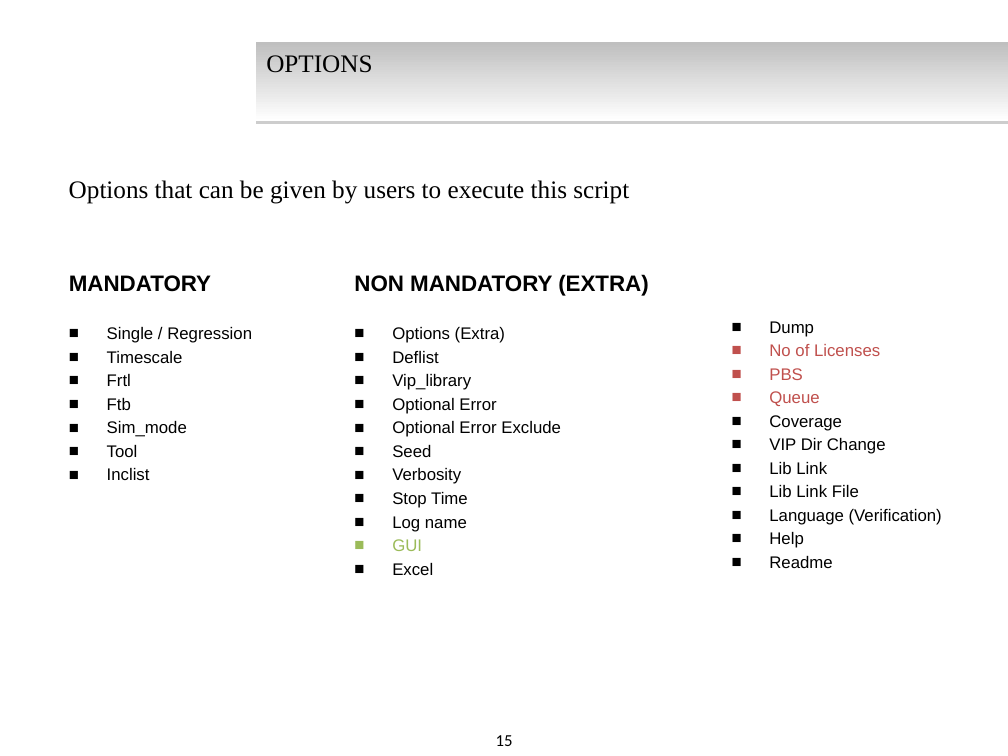
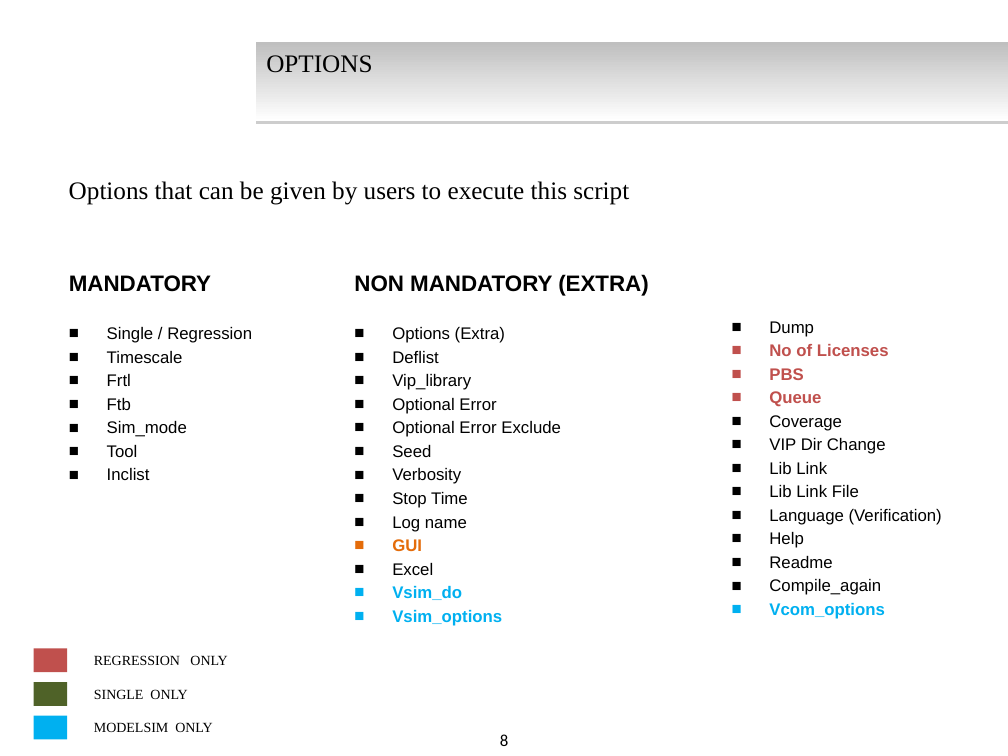
Before and after one commit to keshav009/test-repo, a slide deck: slide 8 of Presentation_final_2.pptx (slide 15 before the commit). Drawn at 1008x756 pixels with LibreOffice and Linux fonts; fonts in the diff are those of the drawing; background and template pictures are left out. Boxes give left, top, right and bottom in pixels: in the first picture for what was removed or moved away, otherwise in the second. Text is boxed around its words. In the diff, an @@ line names an element or a change of style, - is before the commit and + after.

```diff
--- a/Presentation_final_2.pptx
+++ b/Presentation_final_2.pptx
@@ text at box(769, 344, 889, 407): bold on in "No of Licenses", "PBS", "Queue" @@
@@ text at box(392, 539, 422, 551): text colour #9BBB59 to #E46C0A, bold on in "GUI" @@
@@ text at box(392, 586, 502, 626): paragraphs added @@
+■ Vsim_do
+■ Vsim_options
@@ text at box(769, 579, 885, 619): paragraphs added @@
+■ Compile_again
+■ Vcom_options
@@ rectangle added at box(33, 648, 67, 672), fill #C0504D @@
@@ text added at box(94, 655, 227, 665), 10 pt, text #000000 @@
+REGRESSION ONLY
@@ rectangle added at box(33, 682, 67, 707), fill #4F6228 @@
@@ text added at box(94, 689, 187, 699), 10 pt, text #000000 @@
+SINGLE ONLY
@@ rectangle added at box(33, 716, 67, 740), fill #00B0F0 @@
@@ text added at box(94, 722, 212, 732), 10 pt, text #000000 @@
+MODELSIM ONLY
@@ page number at box(500, 734, 508, 746): text changed @@
-15
+8
```
Also in this commit, not shown: 10 other slides changed, 25 slides added, 13 slides removed.
